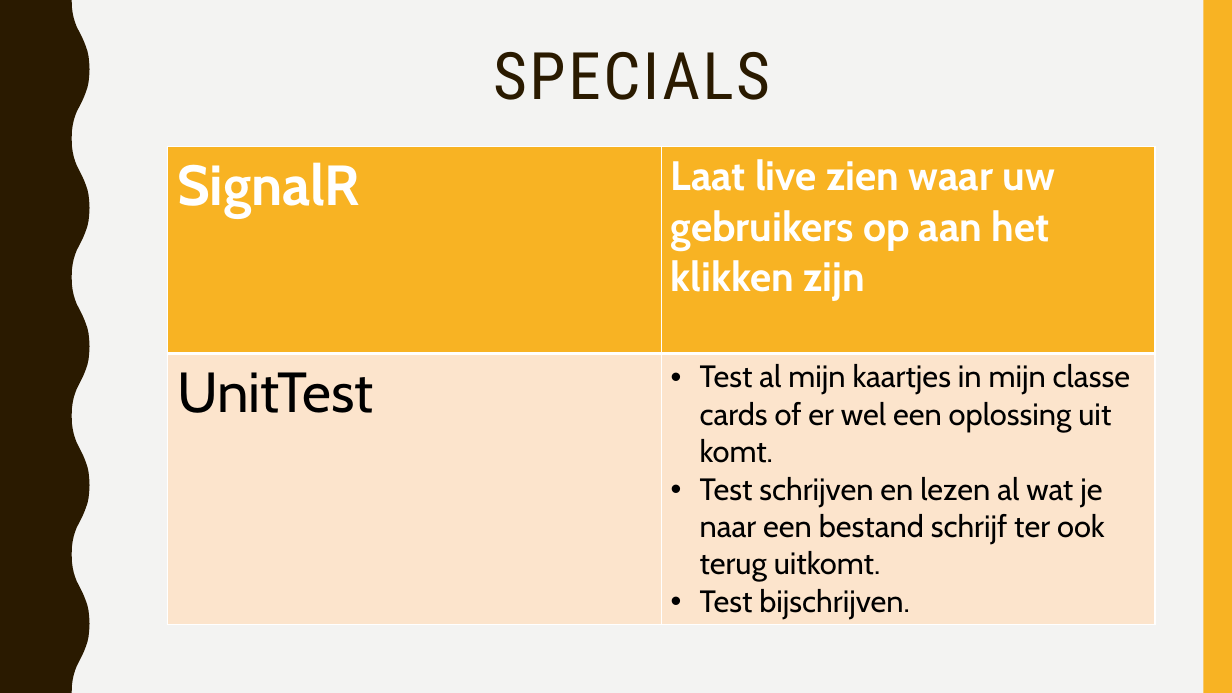
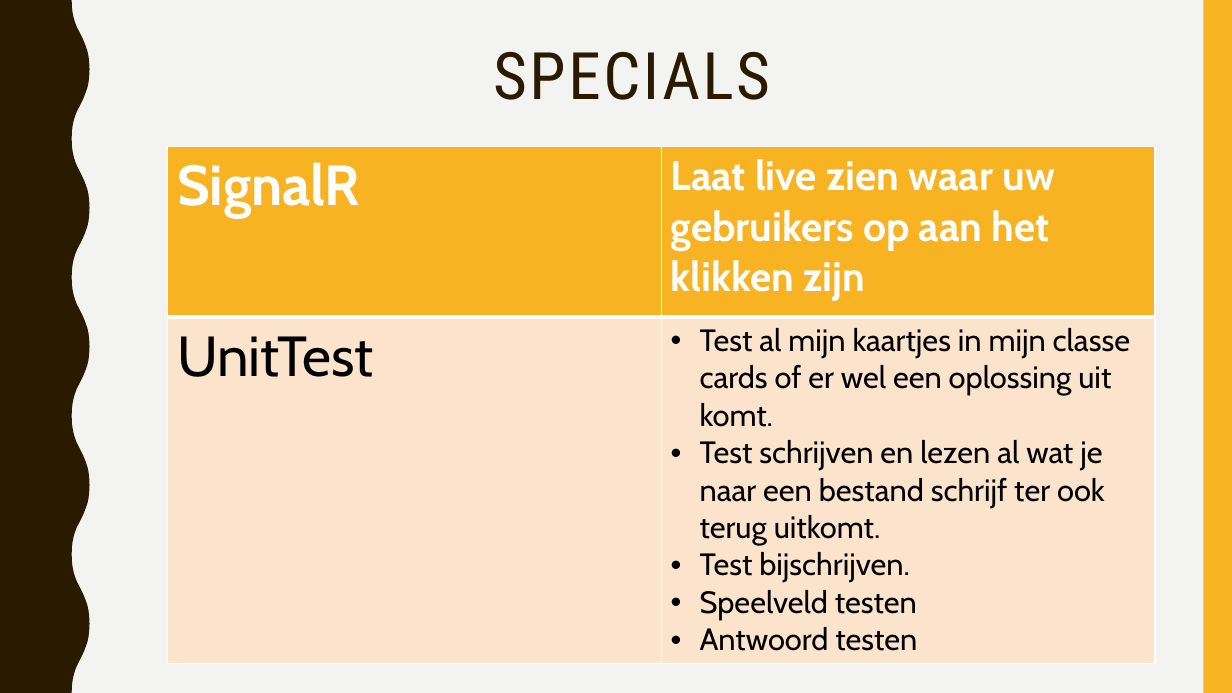
Before and after one commit to HBO5-1819-B03-Programmeren4-WOAV/eindopdracht-huyghekrisdobble, a slide deck: slide 5 of Dobble.pptx. Drawn at 1232x693 pixels with LibreOffice and Linux fonts; fonts in the diff are those of the drawing. Boxes give left, top, right and bottom in pixels: in the first picture for what was removed or moved away, otherwise in the second. Text is boxed around its words. In the diff, an @@ line names an element or a change of style, - is before the commit and + after.

```diff
--- a/Dobble.pptx
+++ b/Dobble.pptx
@@ table at [168, 147, 1155, 659] @@
-row 2, column 2: Test al mijn kaartjes in mijn classe cards of er wel een oplossing uit komt. / Test schrijven en lezen al wat je naar een bestand schrijf ter ook terug uitkomt. / Test bijschrijven.
+row 2, column 2: Test al mijn kaartjes in mijn classe cards of er wel een oplossing uit komt. / Test schrijven en lezen al wat je naar een bestand schrijf ter ook terug uitkomt. / Test bijschrijven. / Speelveld testen / Antwoord testen
```
Also in this commit, not shown: 1 other slide changed.
